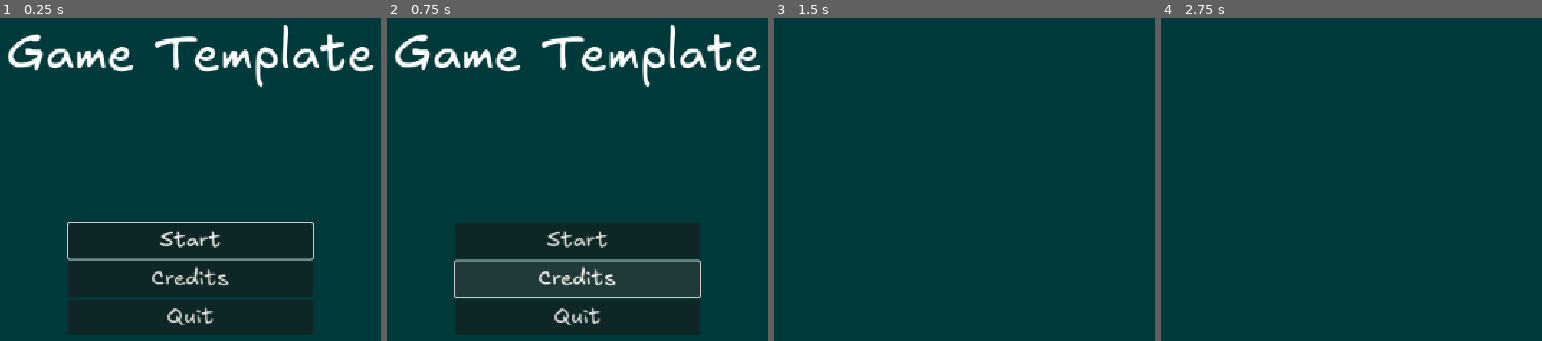
Above: before the commit, frames 1-4 (left to right).
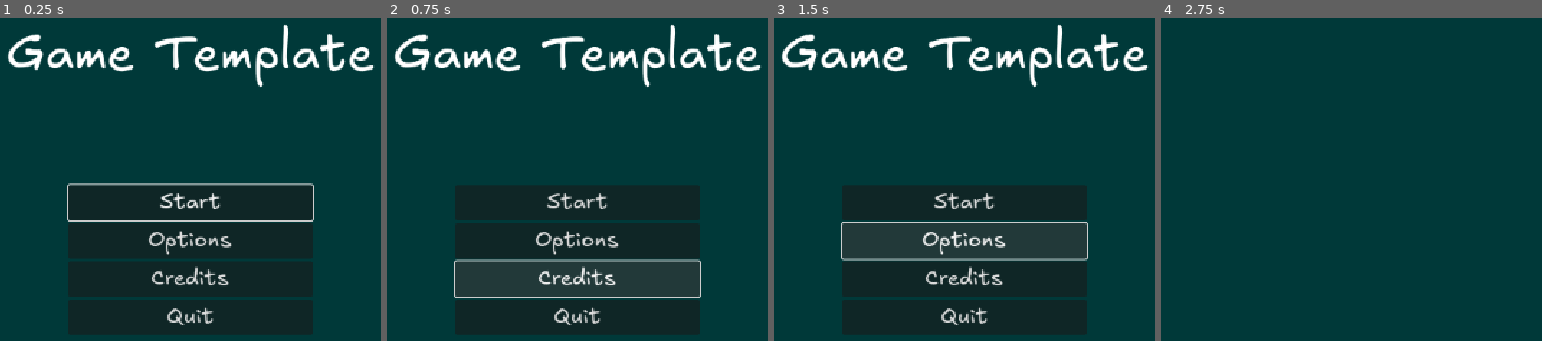
Above: after the commit, the same moments.

Repository: Yngwarr/godot-template-reborn
Game: Godot game, scene res://scenes/main_menu.tscn
Same seed, same stepped clock (60 frames per second), same inputs: the game is played once before the commit and once after it.
Inputs (mouse positions are in pixels of both pictures, inside the frame that each line leads up to):
- Up to frame 1 (0.25 s): no input
- Up to frame 2 (0.75 s): click "Credits" at 0.5 s
- Up to frame 3 (1.5 s): click (964, 240) at 1.25 s, where only the run after the commit has a clickable "Options"
- Up to frame 4 (2.75 s): click (1351, 202) at 2 s, where only the run after the commit has a clickable "Start"

The runs differ from the first frame. In frame 1, 3.0% of the frame differs, in the area x 17-83%, y 51-76%; in frame 2, 1.1%; in frame 3, 13%, in the area x 2-99%, y 2-96%; in frame 4, nothing differs.

Commit message:
add an options button

Diff:
--- a/scenes/main_menu.tscn
+++ b/scenes/main_menu.tscn
@@ -56,10 +56,13 @@
 layout_mode = 2
 text = "Start"
 
+[node name="Options" type="Button" parent="MenuLayer/BottomMargin/Menu"]
+layout_mode = 2
+text = "Options"
+
 [node name="Credits" type="Button" parent="MenuLayer/BottomMargin/Menu"]
 layout_mode = 2
-text = "Credits
-"
+text = "Credits"
 
 [node name="Quit" type="Button" parent="MenuLayer/BottomMargin/Menu"]
 layout_mode = 2
